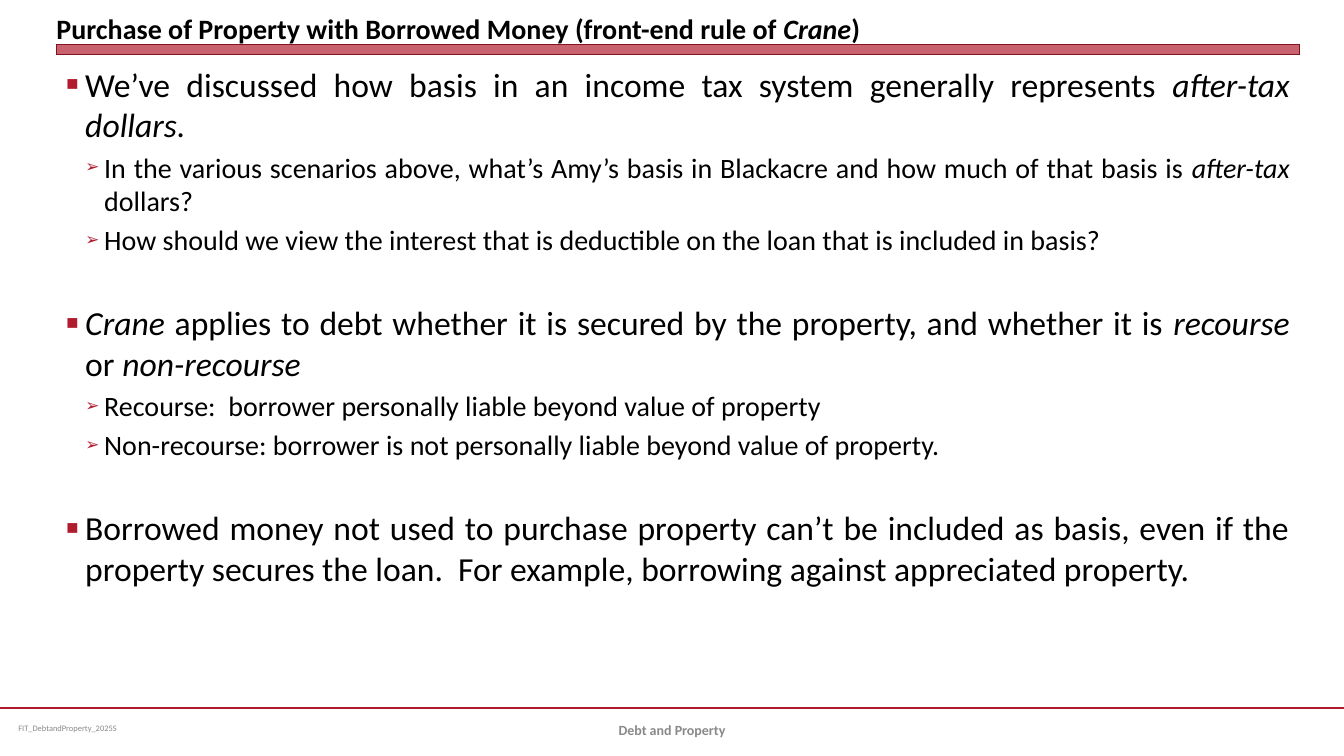
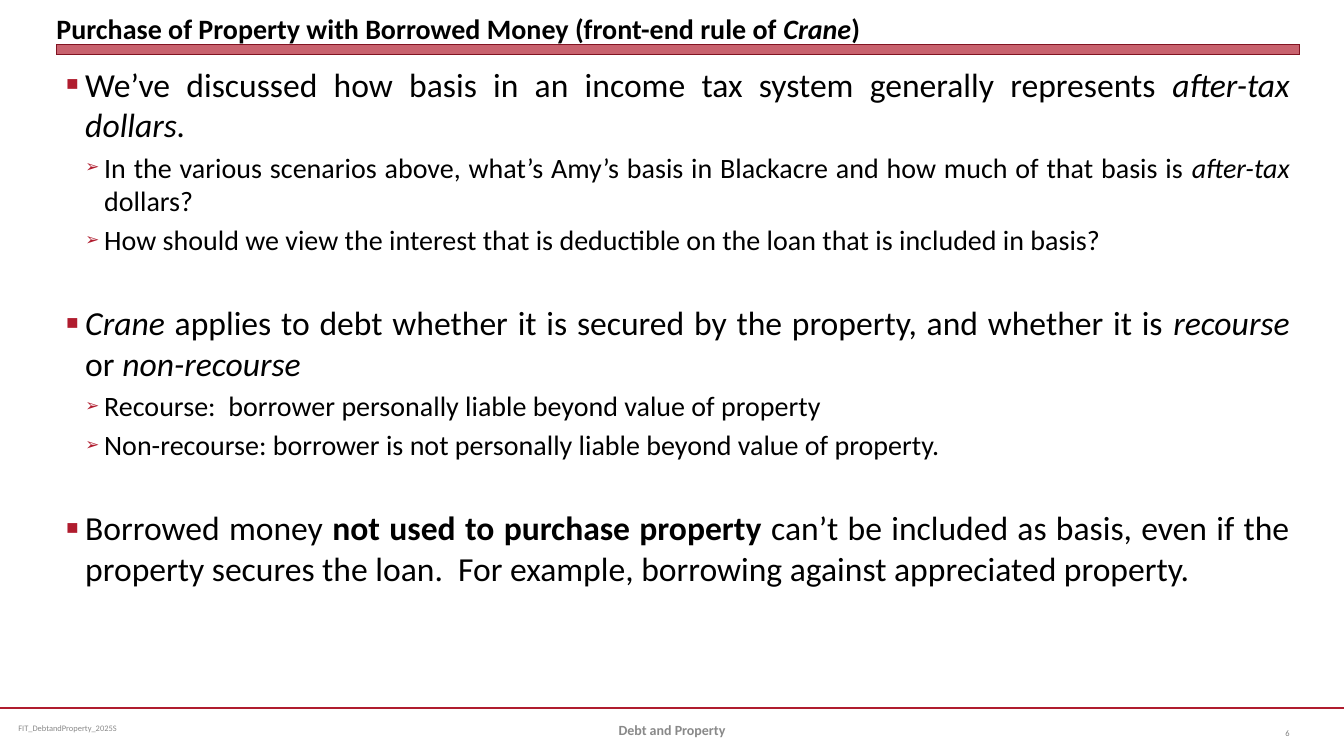
Before and after one commit to jmc877/Fed-Income-Tax, a slide deck: slide 6 of slides/FIT_DebtandProperty_2025S.pptx. Drawn at 1344x756 pixels with LibreOffice and Linux fonts; fonts in the diff are those of the drawing. Boxes give left, top, right and bottom in pixels: in the first picture for what was removed or moved away, otherwise in the second. Text is boxed around its words. In the diff, an @@ line names an element or a change of style, - is before the commit and + after.

```diff
--- a/slides/FIT_DebtandProperty_2025S.pptx
+++ b/slides/FIT_DebtandProperty_2025S.pptx
@@ text at [85, 516, 1290, 587]: bold on in "not used to purchase property" @@
@@ page number added at [1285, 730, 1289, 736], 6 pt, text #808080 @@
+6
```
Also in this commit, not shown: 5 other slides changed, 8 slides added.
